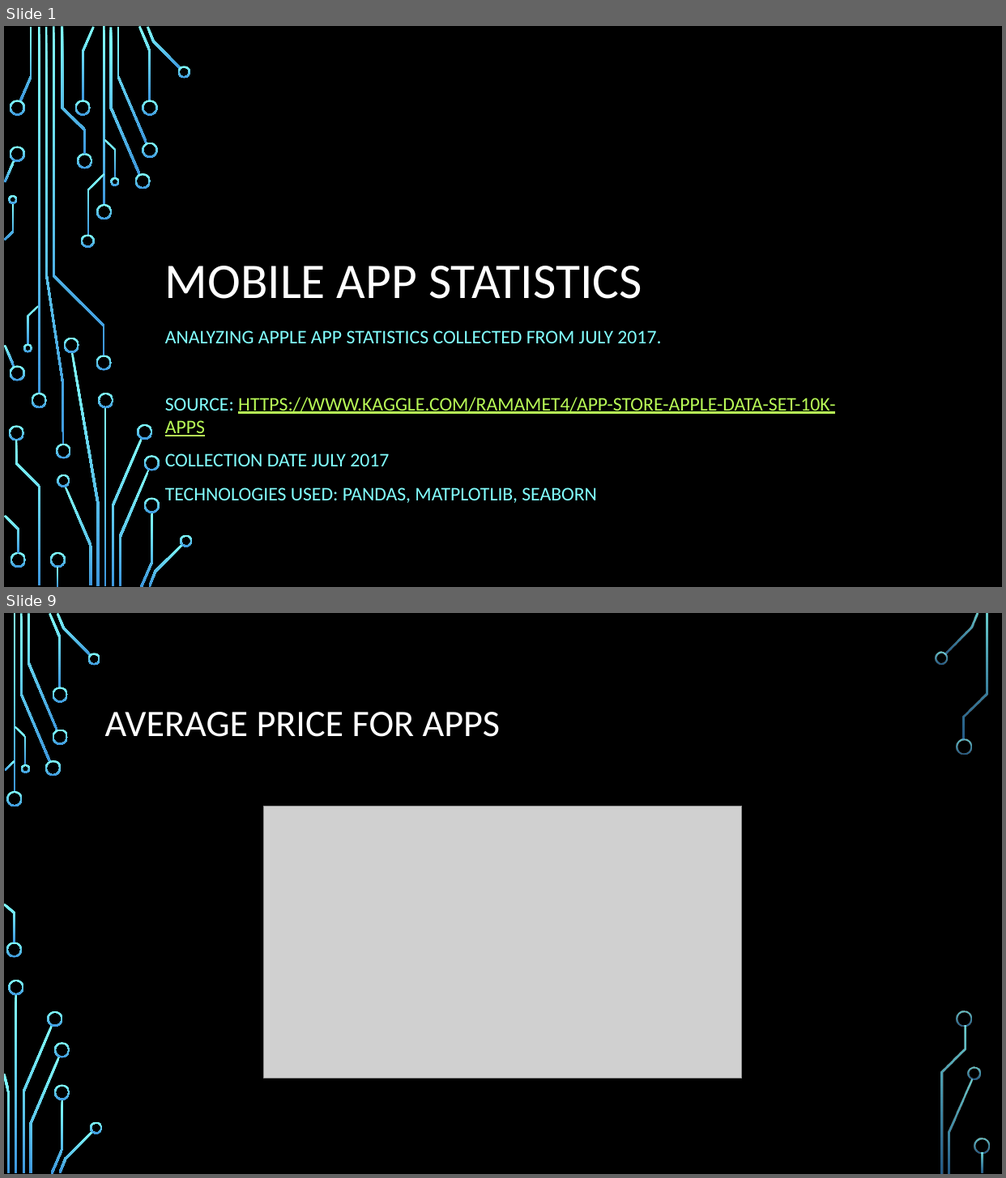
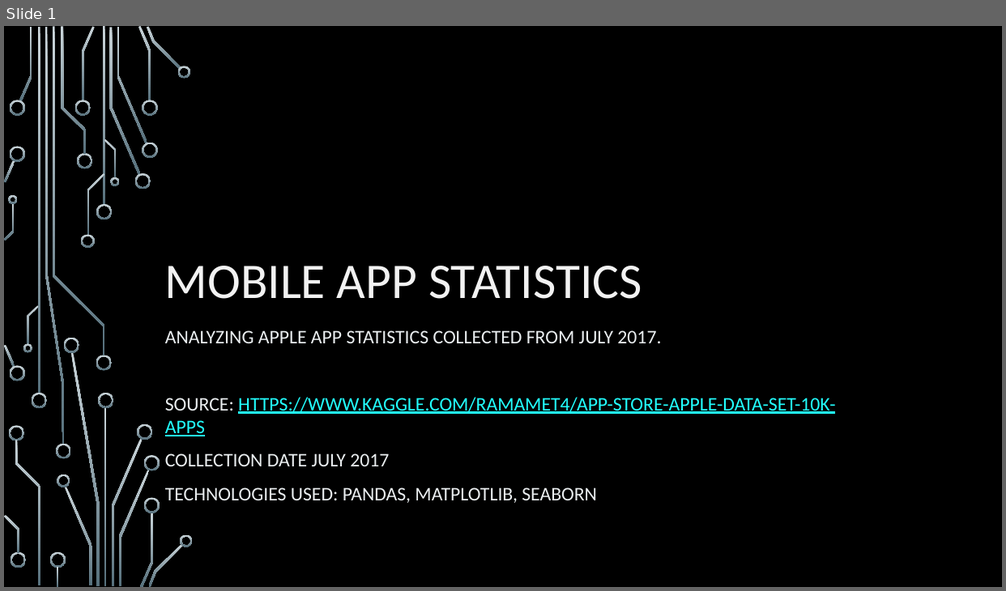
Before and after one commit to EmpressBelless/AppleDataSet, a slide deck: AppleApps2017.pptx. Shown one above the other, each under a label of ours: slides 1 and 9 before the commit, slide 1 after it; the slides between them are not shown. The pictures are 1006x1178 and 1006x591 pixels, drawn with LibreOffice and Linux fonts; fonts in the diff are those of the drawing; grey boxes stand for pictures; background and template pictures are left out. Boxes give left, top, right and bottom in pixels: in the first picture for what was removed or moved away, otherwise in the second. Text is boxed around its words. In the diff, an @@ line names an element or a change of style, - is before the commit and + after.

```diff
--- a/AppleApps2017.pptx
+++ b/AppleApps2017.pptx
@@ slide 9 removed at box(4, 613, 1002, 1174), background picture (left out) @@
@@ title removed at box(105, 712, 501, 737) @@
-AVERAGE PRICE FOR APPS
@@ picture removed at box(264, 806, 742, 1079) @@
@@ group removed at box(4, 613, 990, 1174): 33 freeform shapes, 3 rectangles @@
@@ slide 1 changed as well @@
@@ fill gradient #82FFFF to #3D97DE to gradient #CAD5DA to #56707C in 54 elements at box(96, 204, 112, 220), box(96, 356, 112, 371), box(38, 27, 40, 394), box(31, 393, 47, 408), box(19, 27, 32, 101), box(109, 28, 140, 175), box(135, 173, 151, 189), box(117, 27, 147, 143), box(138, 26, 151, 101), box(142, 142, 157, 158), box(142, 100, 157, 116), box(147, 27, 181, 70), box(177, 66, 191, 78), box(82, 27, 95, 101), box(75, 100, 91, 116), box(77, 153, 92, 169), box(65, 486, 92, 586), box(57, 475, 70, 487), box(9, 100, 25, 116), box(4, 345, 15, 367), box(9, 366, 25, 382), box(4, 160, 15, 183), box(9, 147, 25, 162), box(61, 27, 87, 154), box(9, 426, 24, 442), box(15, 440, 40, 585), box(49, 552, 66, 568), box(57, 567, 58, 587), box(10, 552, 26, 568), box(4, 515, 19, 554), box(87, 173, 104, 236), box(81, 235, 95, 248), box(53, 27, 105, 356), box(104, 139, 117, 178), box(110, 177, 119, 186), box(27, 306, 39, 345), box(23, 344, 32, 353), box(5, 203, 14, 240), box(9, 195, 18, 204), box(104, 408, 107, 587), box(112, 438, 143, 586), box(98, 393, 114, 408), box(71, 352, 100, 587), box(64, 337, 79, 353), box(138, 425, 153, 440), box(119, 470, 150, 587), box(140, 513, 153, 587), box(144, 456, 160, 472), box(144, 497, 160, 514), box(148, 544, 183, 587), box(180, 535, 193, 547), box(45, 27, 65, 445), box(56, 444, 70, 459), box(103, 27, 105, 206) @@
@@ title "MOBILE APP STATISTICS" at box(165, 266, 642, 299): text colour #FFFFFF to #F2F2F2 @@
@@ subtitle "ANALYZING APPLE APP STATISTICS COLLECTED ..." at box(165, 331, 835, 503): text colour #82FFFF to #EAEEF0 in "ANALYZING APPLE APP STATISTICS COLLECTED FROM JULY ...", "SOURCE:", "COLLECTION DATE JULY 2017", "TECHNOLOGIES USED: PANDAS, MATPLOTLIB, SEABORN"; text colour #B8FA56 to #22FFFF in "HTTPS://WWW.KAGGLE.COM/RAMAMET4/APP-STORE-APPLE-DATA-SET-10K ..." @@
```
Also in this commit, not shown: 6 other slides changed, 4 slides added, 9 other slides removed, 8 other files.
